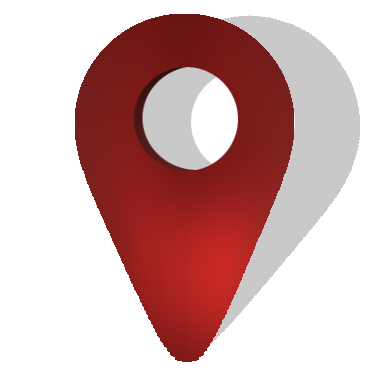
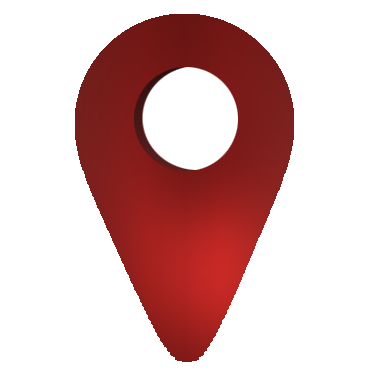
Comparing the layer stacks of the two 372 × 372 images. Changes:
painted on "Layer 1" over [142, 15, 294, 344]
removed layer "Layer 2" over [142, 15, 294, 344]
hid "Layer 1 copy" over [142, 15, 360, 344]
